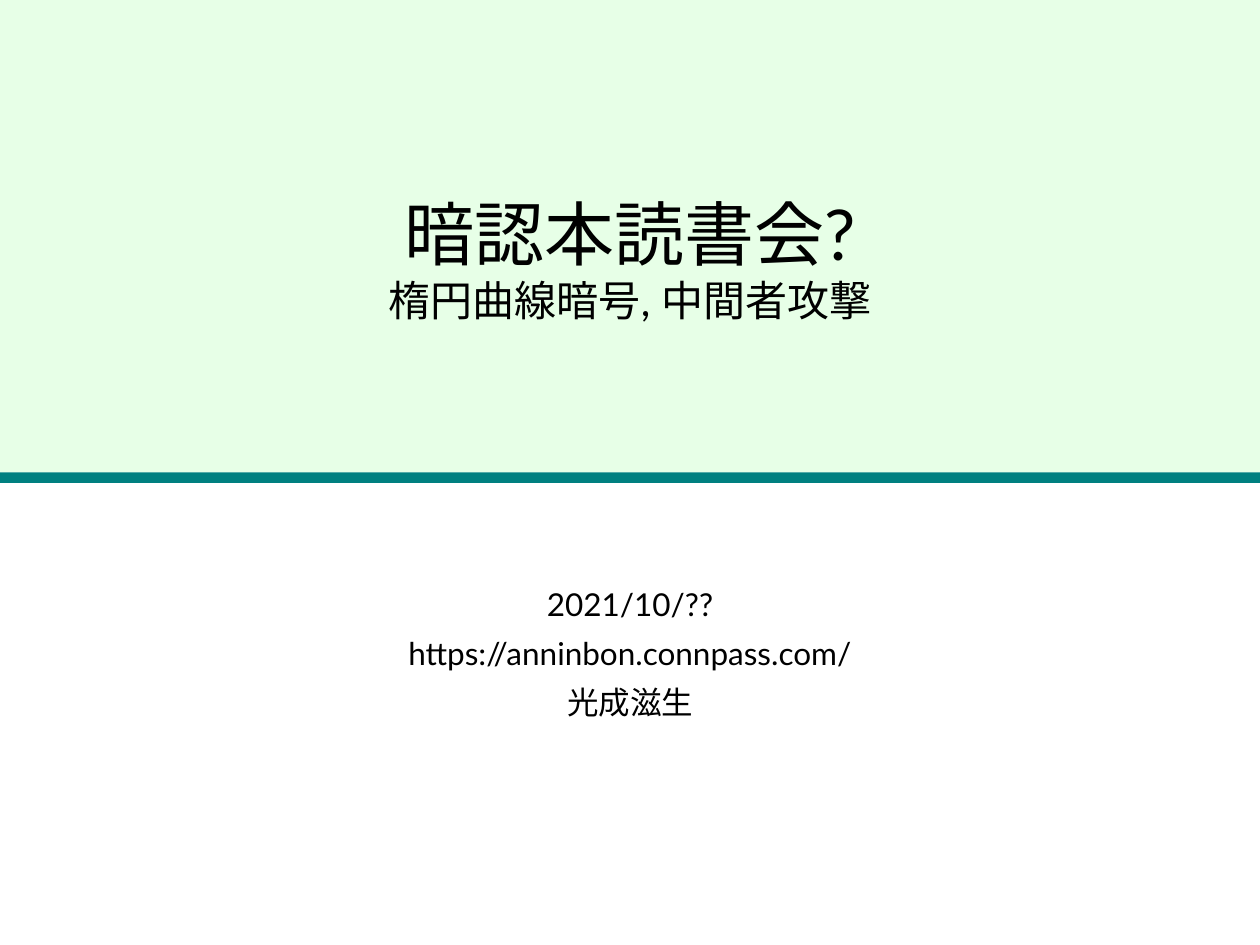
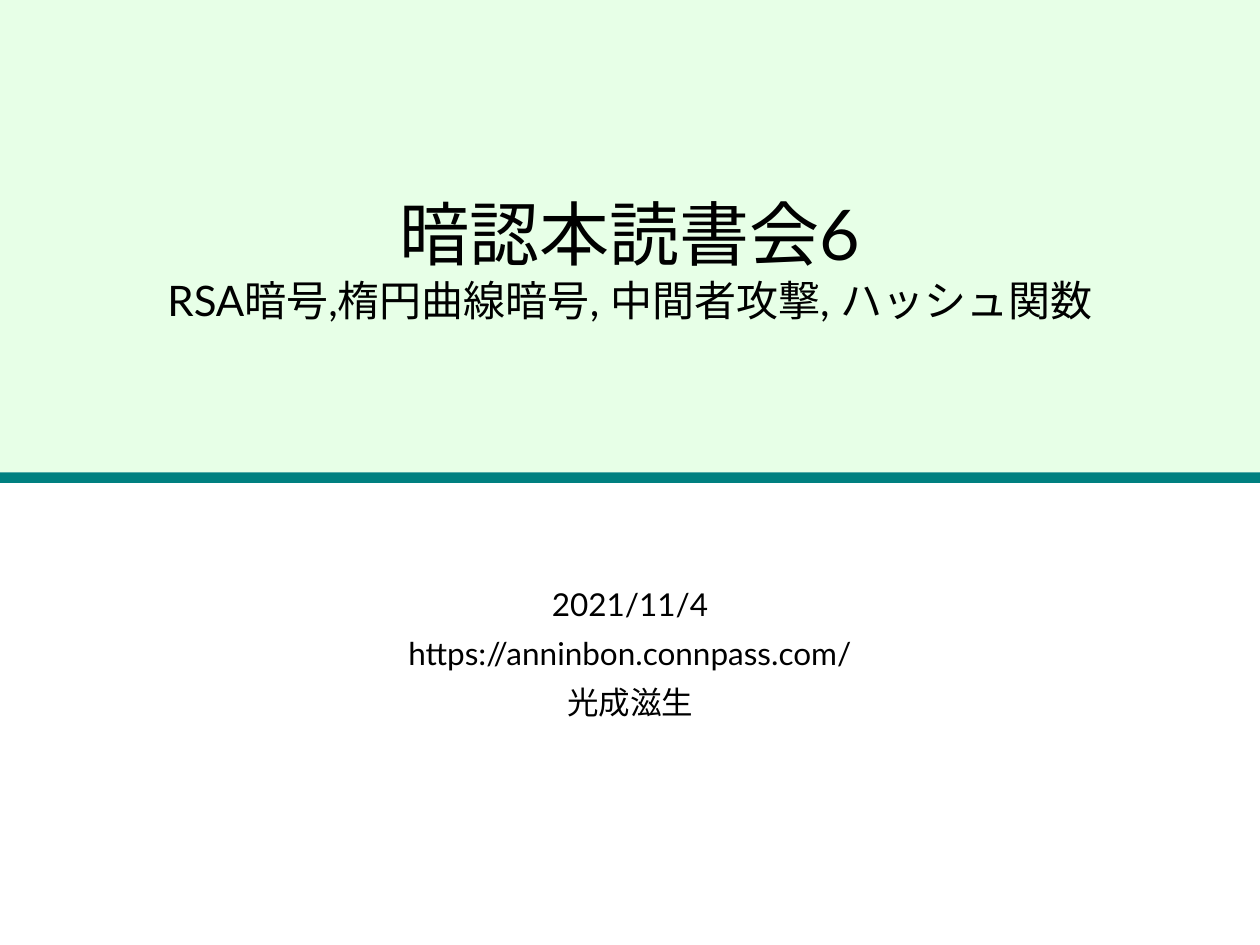
Before and after one commit to herumi/anninbon, a slide deck: slide 1 of lec/anninbon6.pptx. Drawn at 1260x945 pixels with LibreOffice and Linux fonts; fonts in the diff are those of the drawing; background and template pictures are left out. Boxes give left, top, right and bottom in pixels: in the first picture for what was removed or moved away, otherwise in the second. Text is boxed around its words. In the diff, an @@ line names an element or a change of style, - is before the commit and + after.

Commit message:
update 5 and 6 pptx

```diff
--- a/lec/anninbon6.pptx
+++ b/lec/anninbon6.pptx
@@ title at box(167, 201, 1093, 322): text changed @@
-暗認本読書会?
-楕円曲線暗号, 中間者攻撃
+暗認本読書会6
+RSA暗号,楕円曲線暗号, 中間者攻撃, ハッシュ関数
@@ subtitle at box(552, 592, 708, 618): text changed @@
-2021/10/??
+2021/11/4
```
Also in this commit, not shown: 5 slides added, 1 other file.
